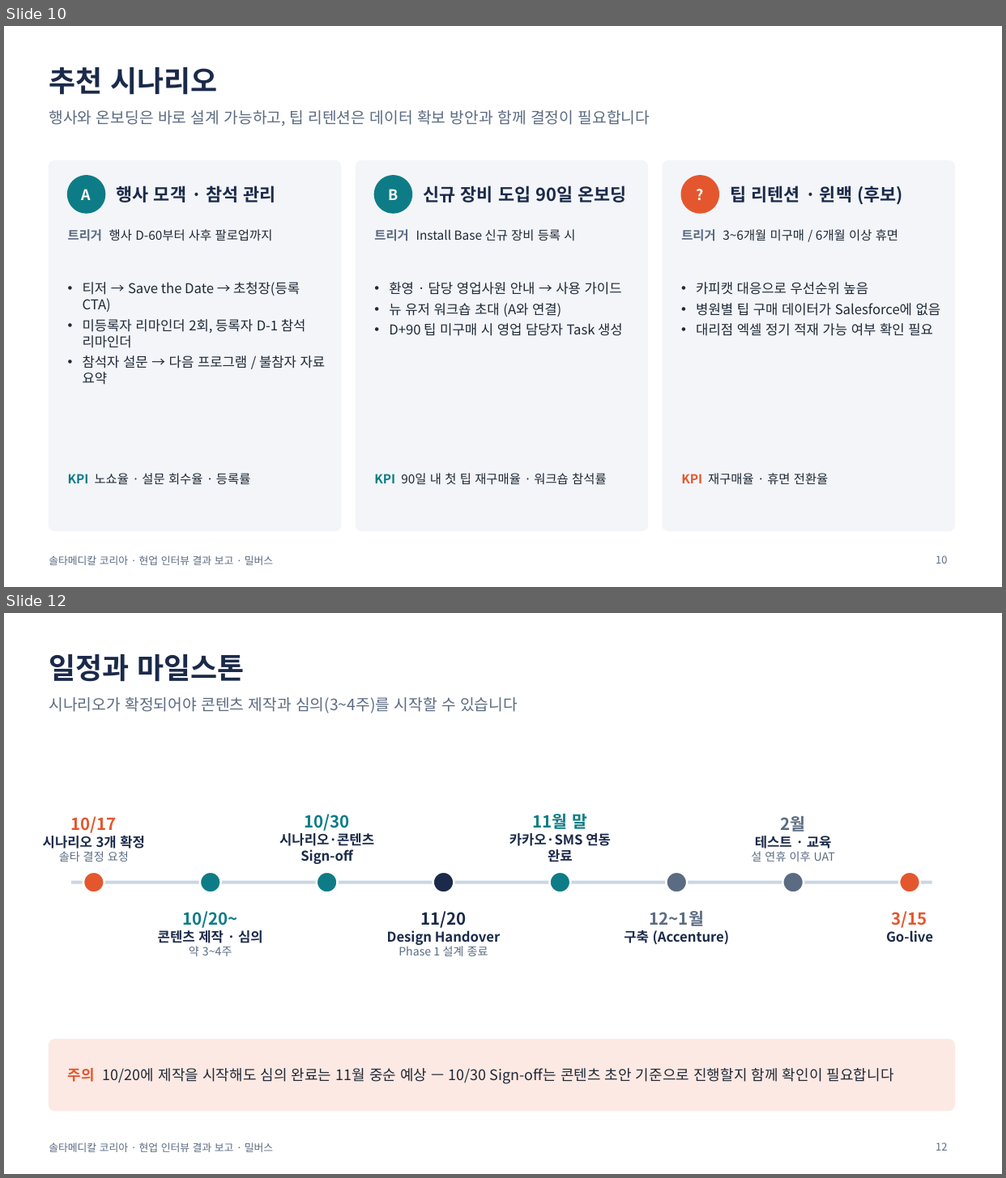
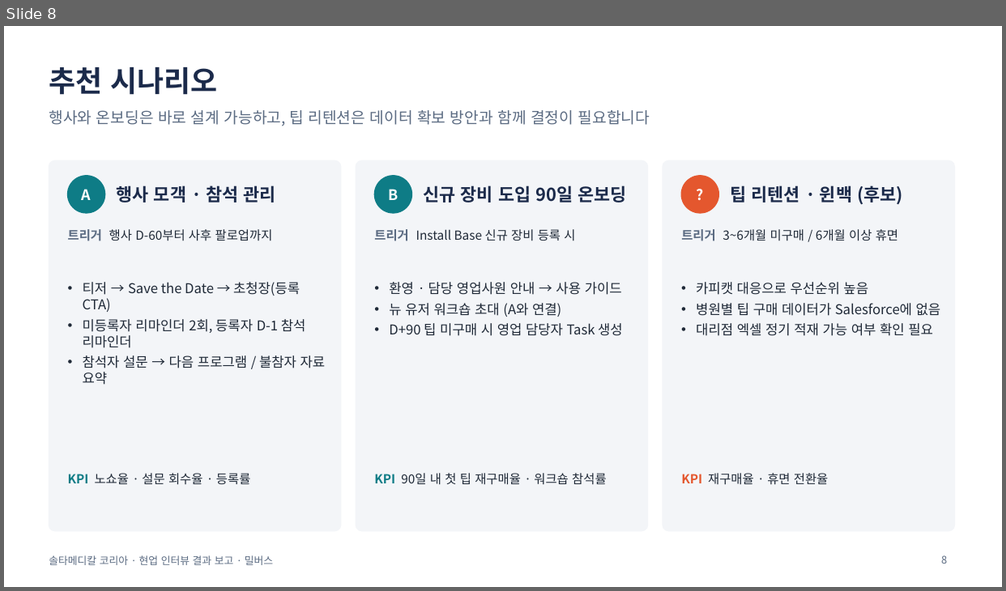
Before and after one commit to 10se0hyun02/MCE-Setup-Guide, a slide deck: projects/솔타메디칼/docs/솔타메디칼_현업인터뷰결과보고서_V0.1_261013.pptx. Shown one above the other, each under a label of ours: slides 10 and 12 before the commit, slide 8 after it; the slides between them are not shown. The pictures are 1006x1178 and 1006x591 pixels, drawn with LibreOffice and Linux fonts; fonts in the diff are those of the drawing. Boxes give left, top, right and bottom in pixels: in the first picture for what was removed or moved away, otherwise in the second. Text is boxed around its words. In the diff, an @@ line names an element or a change of style, - is before the commit and + after.

```diff
--- a/projects/솔타메디칼/docs/솔타메디칼_현업인터뷰결과보고서_V0.1_261013.pptx
+++ b/projects/솔타메디칼/docs/솔타메디칼_현업인터뷰결과보고서_V0.1_261013.pptx
@@ slide 12 removed at (4,613,1002,1174), background #FFFFFF; not listed: 1 template element that a slide beside it also shows @@
@@ title removed at (49,654,244,682) @@
-일정과 마일스톤
@@ text removed at (49,697,518,713) @@
-시나리오가 확정되어야 콘텐츠 제작과 심의(3~4주)를 시작할 수 있습니다
@@ text removed at (43,816,145,862) @@
-10/17
-시나리오 3개 확정
-솔타 결정 요청
@@ text removed at (279,814,374,864) @@
-10/30
-시나리오·콘텐츠 Sign-off
@@ text removed at (509,813,611,862) @@
-11월 말
-카카오·SMS 연동 완료
@@ text removed at (751,816,835,862) @@
-2월
-테스트 · 교육
-설 연휴 이후 UAT
@@ ellipse removed at (83,872,104,893) @@
@@ ellipse removed at (200,872,221,893) @@
@@ ellipse removed at (316,872,337,893) @@
@@ ellipse removed at (433,872,454,893) @@
@@ ellipse removed at (550,872,571,893) @@
@@ ellipse removed at (667,872,688,893) @@
@@ ellipse removed at (782,872,803,893) @@
@@ ellipse removed at (899,872,920,893) @@
@@ line removed from (71, 883) to (932, 883) @@
@@ text removed at (158,911,263,956) @@
-10/20~
-콘텐츠 제작 · 심의
-약 3~4주
@@ text removed at (387,911,500,956) @@
-11/20
-Design Handover
-Phase 1 설계 종료
@@ text removed at (624,911,730,945) @@
-12~1월
-구축 (Accenture)
@@ text removed at (886,911,933,943) @@
-3/15
-Go-live
@@ rounded rectangle removed at (49,1040,955,1111) @@
@@ text removed at (68,1068,894,1084) @@
-주의 10/20에 제작을 시작해도 심의 완료는 11월 중순 예상 — 10/30 Sign-off는 콘텐츠 초안 기준으로 진행할지 함께 확인이 필요합니다
@@ page number removed at (936,1143,947,1151) @@
-12
@@ what was slide 10 is now slide 8 @@
@@ page number at (941,556,947,564): text changed @@
-10
+8
```
Also in this commit, not shown: 3 slides changed, 4 other slides removed, 23 other files.
